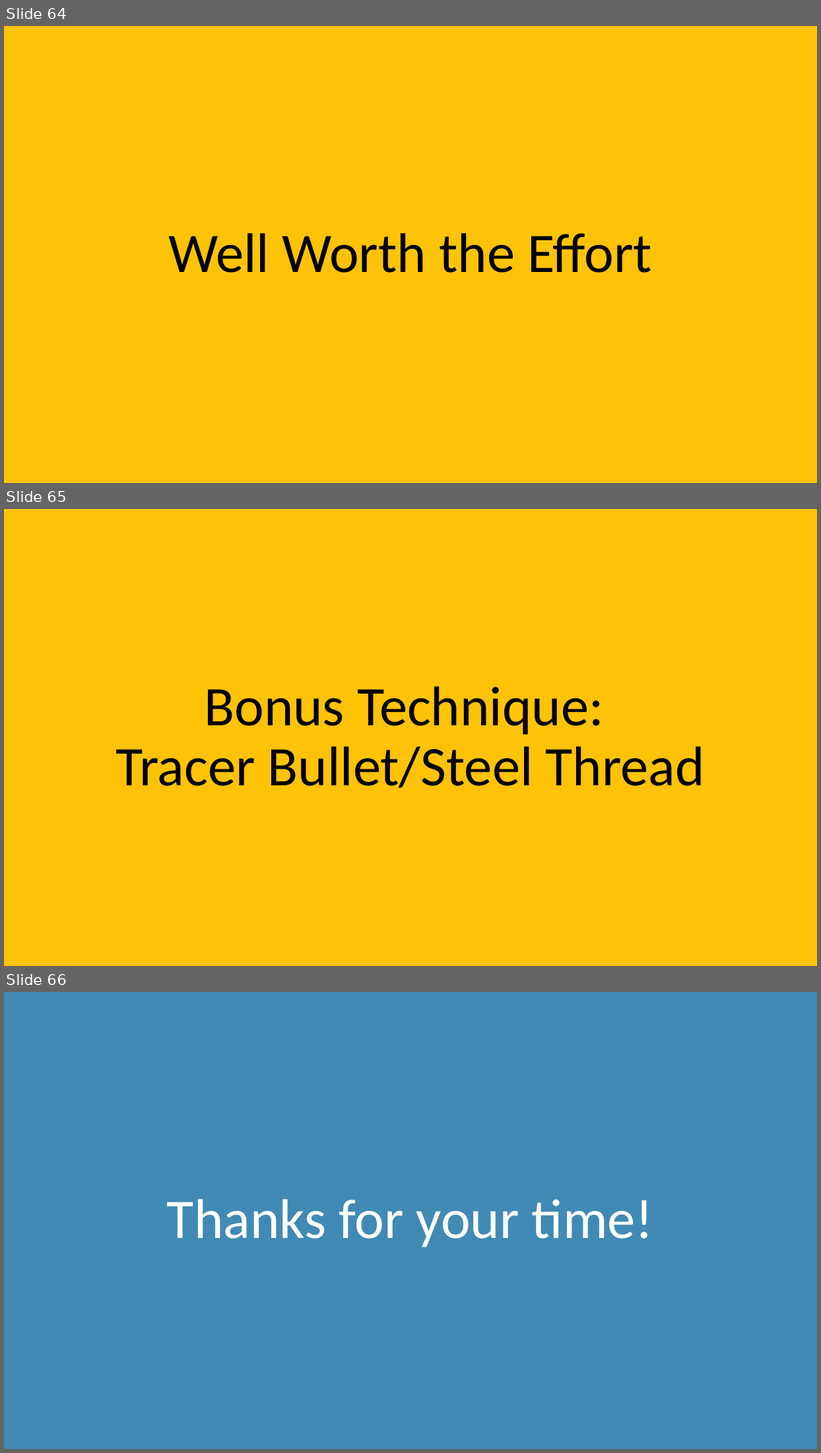
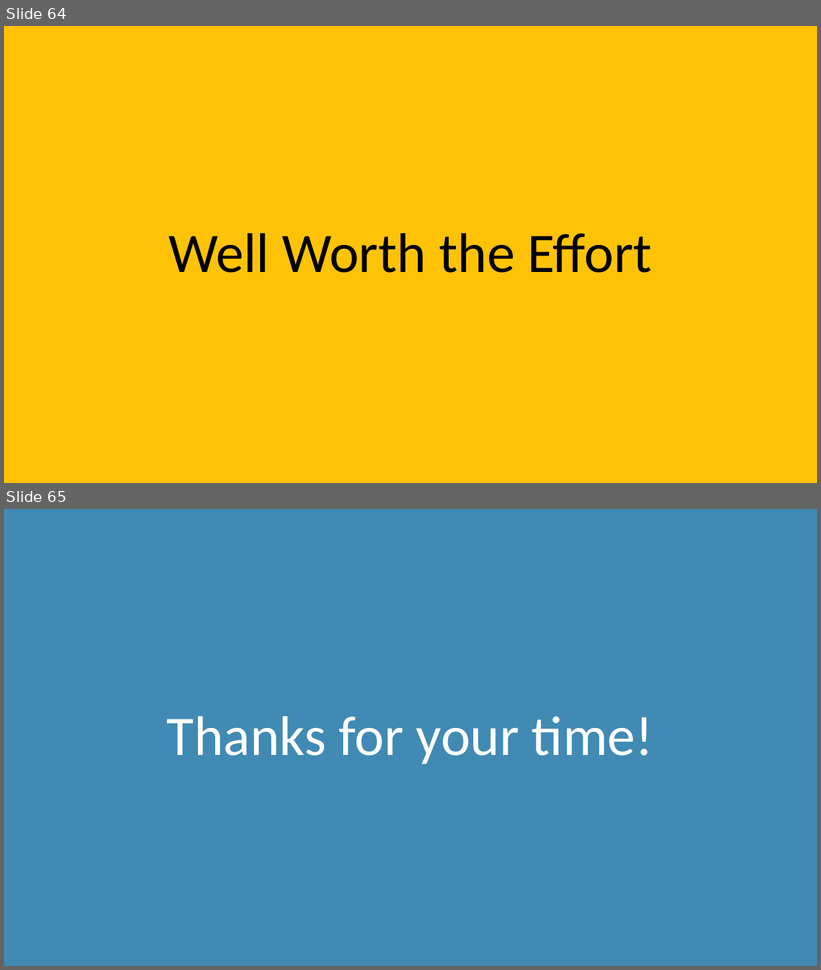
Before and after one commit to davidaayers/comm-and-doc-arch-decisions, a slide deck: comm-and-doc-arch-decisions-30-min.pptx. Shown one above the other, each under a label of ours: slides 64, 65 and 66 before the commit, slides 64 and 65 after it. The pictures are 821x1453 and 821x970 pixels, drawn with LibreOffice and Linux fonts; fonts in the diff are those of the drawing. Boxes give left, top, right and bottom in pixels: in the first picture for what was removed or moved away, otherwise in the second. Text is boxed around its words. In the diff, an @@ line names an element or a change of style, - is before the commit and + after.

```diff
--- a/comm-and-doc-arch-decisions-30-min.pptx
+++ b/comm-and-doc-arch-decisions-30-min.pptx
@@ slide 65 removed at <box>4,509,817,966</box>, background #FEC306 @@
@@ title removed at <box>116,687,705,788</box> @@
-Bonus Technique:
-Tracer Bullet/Steel Thread
@@ what was slide 66 is now slide 65 @@
```
Also in this commit, not shown: 1 slide changed.
